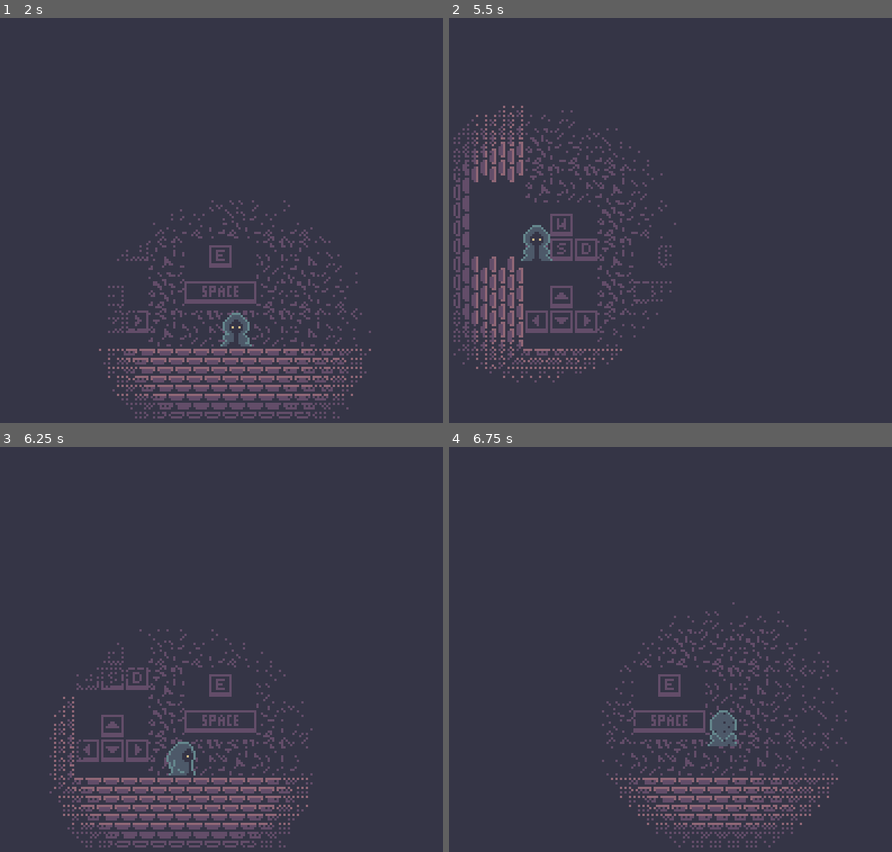
Above: before the commit, frames 1-4 (two rows, left to right).
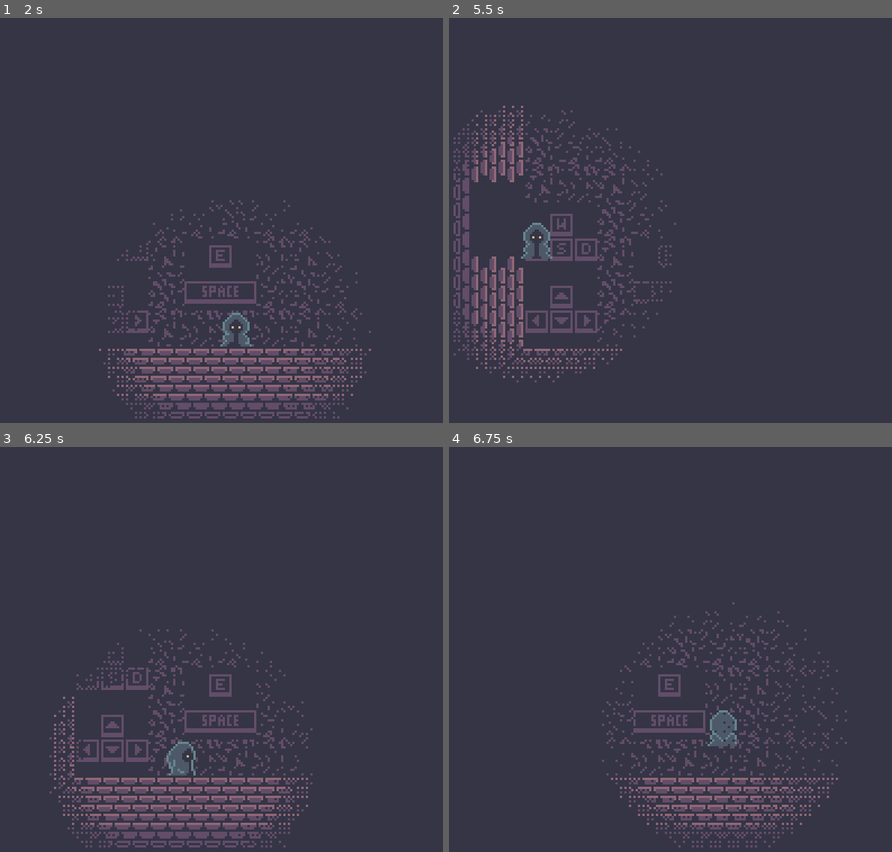
Above: after the commit, the same moments.

Repository: JoshuaKlot/gdg-game-jam-5
Game: Godot game, scene res://scene/game.tscn
The game is run twice, just before and just after one commit, with the same random seed, the same clock (stepped at 60 frames per second) and the same inputs.
Inputs:
- Up to frame 1 (2 s): tap Enter at 0.5 s; hold D (p_right) 0.53-1.28 s; hold Space (p_cast) 0.53-1.28 s; hold S (p_down) from 1.28 s (still down); tap E (p_collect) at 1.35 s
- Up to frame 2 (5.5 s): release S (p_down) at 2.03 s; hold D (p_right) 2.03-2.78 s; hold C (throw_toggle) 2.03-2.78 s; hold W (p_up) 2.78-3.53 s; tap Space (p_cast) at 2.85 s; hold E (p_collect) 3.53-4.28 s; hold A (p_left) 3.53-5.03 s; tap C (throw_toggle) at 4.35 s; hold S (p_down) from 5.03 s (still down); hold Space (p_cast) from 5.03 s (still down)
- Up to frame 3 (6.25 s): release S (p_down) at 5.78 s; release Space (p_cast) at 5.78 s; hold D (p_right) from 5.78 s (still down); tap E (p_collect) at 5.85 s
- Up to frame 4 (6.75 s): release D (p_right) at 6.53 s; hold W (p_up) from 6.53 s (still down); hold C (throw_toggle) from 6.53 s (still down)

Frame 1 is identical in both runs. In frame 2, 0.2% of the frame differs, in the area x 3-48%, y 22-87%; in frame 3, less than 0.1%; in frame 4, less than 0.1%.

Commit message:
speed_up

Diff:
--- a/scene/player.tscn
+++ b/scene/player.tscn
@@ -114,8 +114,10 @@
 z_index = 1
 y_sort_enabled = true
 collision_mask = 2
+floor_stop_on_slope = false
 floor_block_on_wall = false
 platform_on_leave = 2
+platform_floor_layers = 4294967040
 script = ExtResource("1_xo3ru")
 
 [node name="AnimatedSprite2D" type="AnimatedSprite2D" parent="."]
--- a/scene/rock.gd
+++ b/scene/rock.gd
@@ -42,6 +42,8 @@
 			#else:
 				#direction=Vector2.DOWN
 		if area.thrown:
+			speed=30
 			move(tile_size*3,direction)
 		else:
+			speed=10
 			move(tile_size,direction)
--- a/scene/rock.tscn
+++ b/scene/rock.tscn
@@ -4,6 +4,7 @@
 [ext_resource type="Texture2D" uid="uid://bj4uyyf7ogjpa" path="res://asset/rock.png" id="2_t7a0u"]
 
 [sub_resource type="PhysicsMaterial" id="PhysicsMaterial_o08jy"]
+friction = 0.0
 
 [sub_resource type="AtlasTexture" id="AtlasTexture_76jnh"]
 atlas = ExtResource("2_t7a0u")
